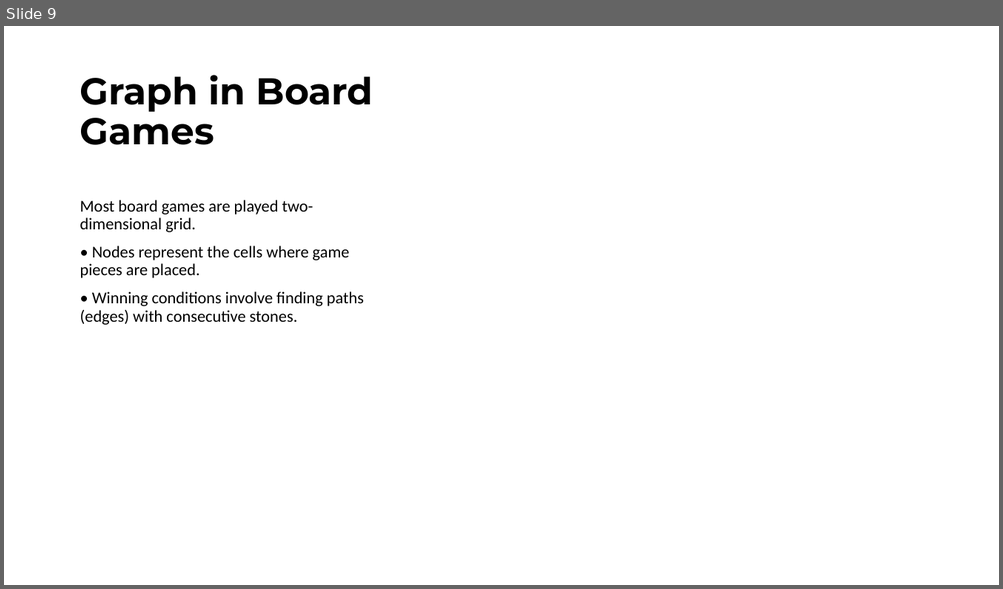
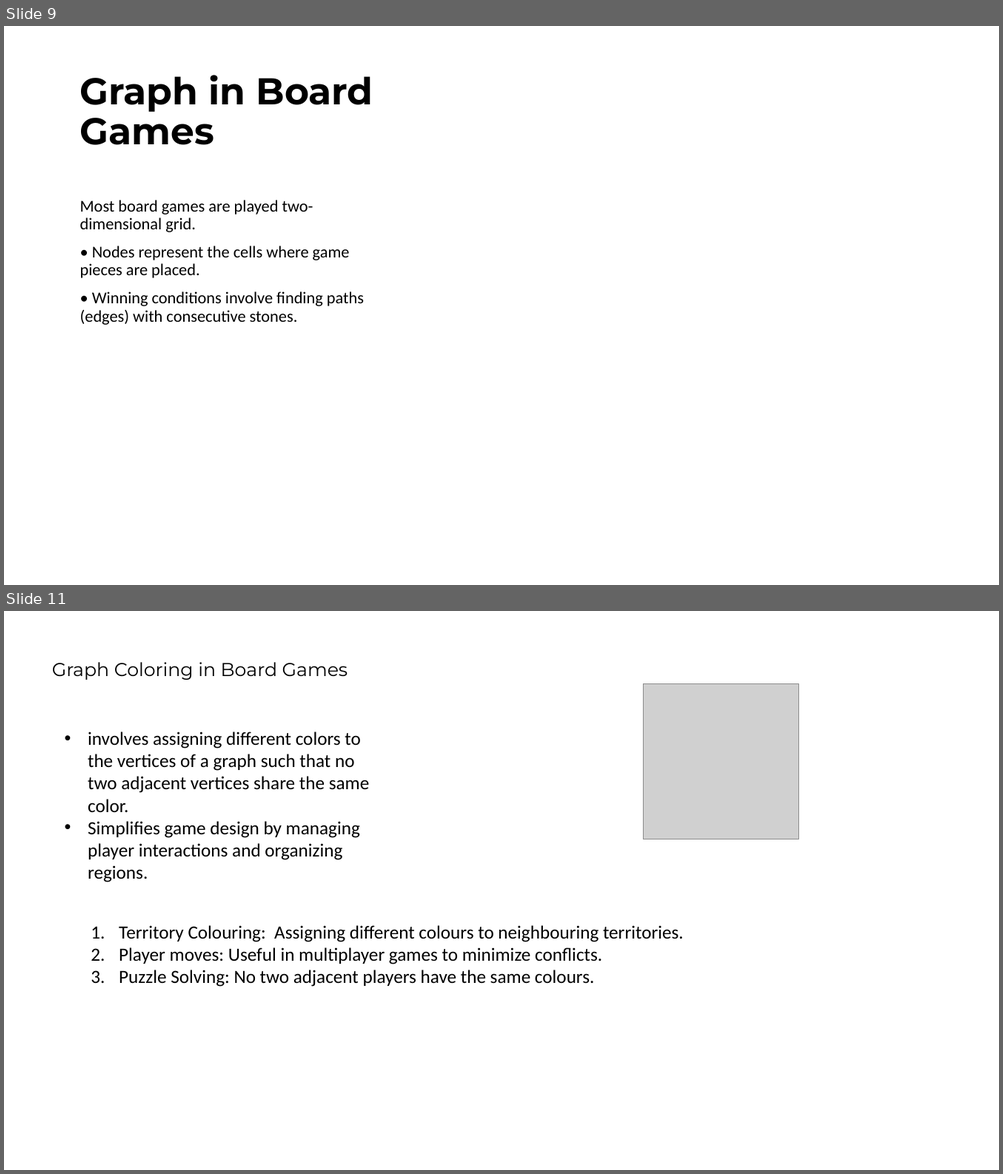
Before and after one commit to ibmbt/group5_graphtheory, a slide deck: group5_graphtheory.pptx. Shown one above the other, each under a label of ours: slide 9 before the commit, slides 9 and 11 after it; the slides between them are not shown. The pictures are 1003x589 and 1003x1174 pixels, drawn with LibreOffice and Linux fonts; fonts in the diff are those of the drawing; grey boxes stand for pictures. Boxes give left, top, right and bottom in pixels: in the first picture for what was removed or moved away, otherwise in the second. Text is boxed around its words. In the diff, an @@ line names an element or a change of style, - is before the commit and + after.

```diff
--- a/group5_graphtheory.pptx
+++ b/group5_graphtheory.pptx
@@ slide 11 added at [4,611,999,1170], background #FFFFFF @@
@@ text added at [52,662,348,680], 18 pt, text #000000 @@
+Graph Coloring in Board Games
@@ picture added at [643,684,799,840] @@
@@ text added at [88,732,370,883], 18 pt, text #000000 @@
+• involves assigning different colors to the vertices of a graph such that no two adjacent vertices share the same color.
+• Simplifies game design by managing player interactions and organizing regions.
@@ text added at [119,925,683,987], 18 pt, text #000000 @@
+1. Territory Colouring: Assigning different colours to neighbouring territories.
+2. Player moves: Useful in multiplayer games to minimize conflicts.
+3. Puzzle Solving: No two adjacent players have the same colours.
```
Also in this commit, not shown: 2 slides changed, 3 other files.
